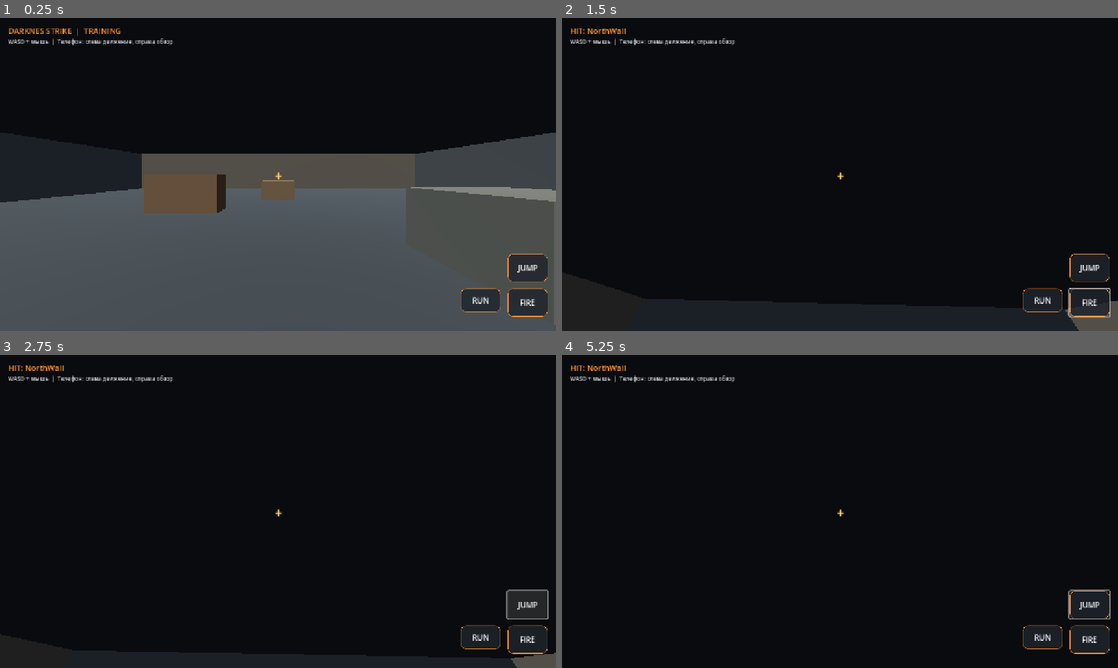
Above: before the commit, frames 1-4 (two rows, left to right).
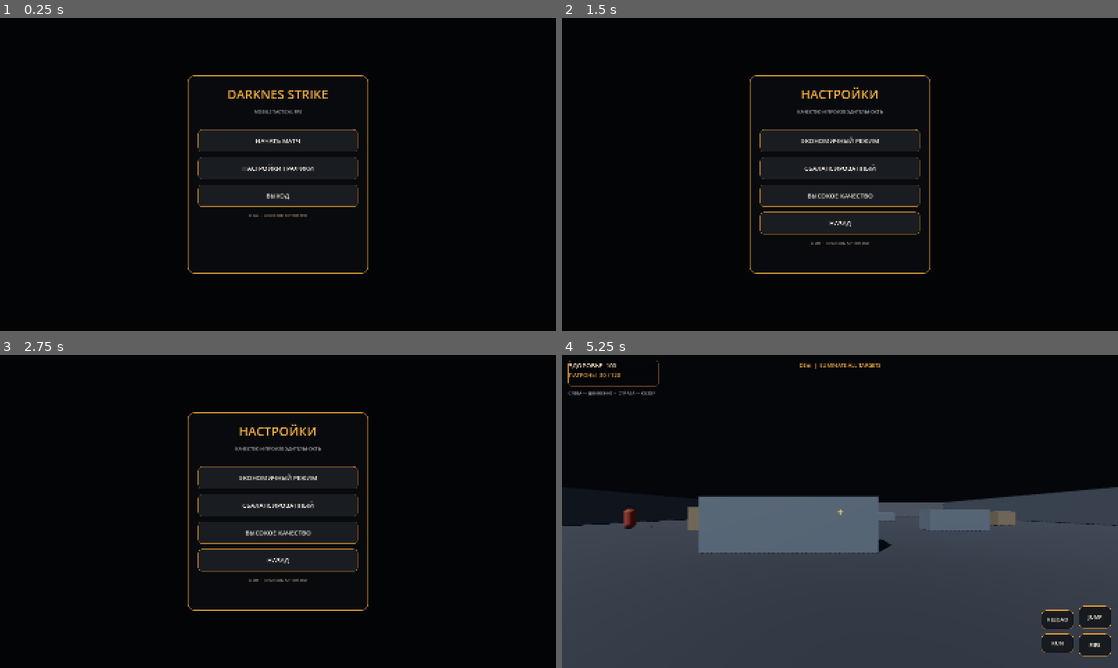
Above: after the commit, the same moments.

Repository: def010375-ux/Darknes-Strike
Game: Godot game, scene res://scenes/main.tscn
The game is run twice, just before and just after one commit, with the same random seed, the same clock (stepped at 60 frames per second) and the same inputs.
Inputs (mouse positions are in pixels of both pictures, inside the frame that each line leads up to):
- Up to frame 1 (0.25 s): no input
- Up to frame 2 (1.5 s): click (1090, 302) at 0.5 s, where only the run before the commit has a clickable "FIRE"; click (840, 168) at 1.25 s, where only the run after the commit has a clickable "НАСТРОЙКИ ГРАФИКИ"
- Up to frame 3 (2.75 s): click "JUMP" (after the commit: "ЭКОНОМИЧНЫЙ РЕЖИМ") at 2 s
- Up to frame 4 (5.25 s): click "JUMP" (after the commit: "СБАЛАНСИРОВАННЫЙ") at 2.75 s; click "JUMP" (after the commit: "ВЫСОКОЕ КАЧЕСТВО") at 3.5 s; click (840, 561) at 4.25 s, where only the run after the commit has a clickable "НАЗАД"; click (840, 477) at 5 s, where only the run after the commit has a clickable "НАЧАТЬ МАТЧ"

The runs differ from the first frame. In frame 1, 60% of the frame differs, in the area x 0-100%, y 3-100%; in frame 2, 14%; in frame 3, 9.4%; in frame 4, 53%.

Commit message:
Rework mobile FPS foundation, gameplay loop and DSm branding

Diff:
--- /dev/null
+++ b/assets/dsm_icon.svg
@@ -0,0 +1,19 @@
+<svg xmlns="http://www.w3.org/2000/svg" width="512" height="512" viewBox="0 0 512 512">
+<defs>
+  <linearGradient id="gold" x1="0" y1="0" x2="0.15" y2="1">
+    <stop offset="0" stop-color="#ffdc78"/>
+    <stop offset="0.52" stop-color="#d49e2f"/>
+    <stop offset="1" stop-color="#925e13"/>
+  </linearGradient>
+  <linearGradient id="shine" x1="0" y1="0" x2="1" y2="1">
+    <stop offset="0" stop-color="#fff0b7" stop-opacity=".5"/>
+    <stop offset="1" stop-color="#fff0b7" stop-opacity="0"/>
+  </linearGradient>
+</defs>
+<rect x="12" y="12" width="488" height="488" rx="92" fill="#171108" />
+<rect x="23" y="23" width="466" height="466" rx="82" fill="url(#gold)" stroke="#2a1d08" stroke-width="7"/>
+<path d="M38 105 Q256 -5 474 105 L474 170 Q256 78 38 170Z" fill="url(#shine)"/>
+<rect x="39" y="39" width="434" height="434" rx="68" fill="none" stroke="#ffedb2" stroke-opacity=".72" stroke-width="4"/>
+<text x="256" y="318" text-anchor="middle" font-family="DejaVu Sans, Arial, sans-serif" font-size="158" font-weight="900" letter-spacing="-13" fill="#100d08">DSm</text>
+<path d="M88 390 H424" stroke="#100d08" stroke-opacity=".34" stroke-width="5" stroke-linecap="round"/>
+</svg>
--- a/project.godot
+++ b/project.godot
@@ -1,25 +1,27 @@
-; Darknes Strike - Godot 4 mobile FPS prototype
+; Darknes Strike - mobile-first tactical FPS
 config_version=5
 
 [application]
 config/name="Darknes Strike"
+config/icon="res://assets/dsm_icon.png"
 run/main_scene="res://scenes/main.tscn"
 config/features=PackedStringArray("4.4", "GL Compatibility")
 
 [display]
-window/size/viewport_width=1280
-window/size/viewport_height=720
+window/size/viewport_width=1600
+window/size/viewport_height=900
 window/size/window_width_override=1280
 window/size/window_height_override=720
 window/stretch/mode="canvas_items"
 window/handheld/orientation=0
+
+[physics]
+3d/default_gravity=9.8
+common/physics_ticks_per_second=60
 
 [rendering]
 renderer/rendering_method="gl_compatibility"
 renderer/rendering_method.mobile="gl_compatibility"
 textures/default_filters/use_nearest_mipmap_filter=false
 textures/vram_compression/import_etc2_astc=true
-environment/defaults/default_clear_color=Color(0.035, 0.045, 0.055, 1)
-
-[physics]
-3d/default_gravity=9.8
+environment/defaults/default_clear_color=Color(0.018, 0.021, 0.03, 1)
--- /dev/null
+++ b/scripts/bot.gd
@@ -0,0 +1,103 @@
+extends CharacterBody3D
+
+signal died
+
+const MOVE_SPEED := 3.0
+const ATTACK_RANGE := 19.0
+const ATTACK_INTERVAL := 1.25
+const ATTACK_DAMAGE := 8
+
+var target: Node3D
+var health := 100
+var attack_timer := 0.8
+var is_dead := false
+var body_mesh: MeshInstance3D
+var health_tag: Label3D
+
+func _ready() -> void:
+	_make_body()
+	add_to_group("enemies")
+
+func _make_body() -> void:
+	var collision := CollisionShape3D.new()
+	var capsule := CapsuleShape3D.new()
+	capsule.radius = 0.42
+	capsule.height = 1.9
+	collision.shape = capsule
+	collision.position.y = 0.95
+	add_child(collision)
+
+	body_mesh = MeshInstance3D.new()
+	var mesh := CapsuleMesh.new()
+	mesh.radius = 0.4
+	mesh.height = 1.85
+	body_mesh.mesh = mesh
+	var material := StandardMaterial3D.new()
+	material.albedo_color = Color(0.34, 0.12, 0.09)
+	material.roughness = 0.78
+	body_mesh.material_override = material
+	body_mesh.position.y = 0.95
+	add_child(body_mesh)
+
+	var chest := MeshInstance3D.new()
+	var chest_mesh := BoxMesh.new()
+	chest_mesh.size = Vector3(0.68, 0.48, 0.30)
+	chest.mesh = chest_mesh
+	var chest_material := StandardMaterial3D.new()
+	chest_material.albedo_color = Color(0.12, 0.14, 0.16)
+	chest.material_override = chest_material
+	chest.position = Vector3(0, 1.15, -0.02)
+	add_child(chest)
+
+	health_tag = Label3D.new()
+	health_tag.text = "100"
+	health_tag.position.y = 2.2
+	health_tag.font_size = 32
+	health_tag.modulate = Color(1.0, 0.76, 0.42)
+	add_child(health_tag)
+
+func _physics_process(delta: float) -> void:
+	if is_dead or not is_instance_valid(target):
+		return
+	attack_timer = maxf(0.0, attack_timer - delta)
+	var flat_target := Vector3(target.global_position.x, global_position.y, target.global_position.z)
+	var distance := global_position.distance_to(flat_target)
+	if distance > 6.5:
+		var direction := global_position.direction_to(flat_target)
+		velocity.x = direction.x * MOVE_SPEED
+		velocity.z = direction.z * MOVE_SPEED
+		if direction.length() > 0.05:
+			look_at(flat_target, Vector3.UP)
+	else:
+		velocity.x = move_toward(velocity.x, 0.0, MOVE_SPEED * 5.0 * delta)
+		velocity.z = move_toward(velocity.z, 0.0, MOVE_SPEED * 5.0 * delta)
+	if not is_on_floor():
+		velocity.y -= 9.8 * delta
+	else:
+		velocity.y = 0.0
+	move_and_slide()
+	if distance <= ATTACK_RANGE and attack_timer <= 0.0:
+		_attack()
+		attack_timer = ATTACK_INTERVAL
+
+func _attack() -> void:
+	if not is_instance_valid(target) or not target.has_method("take_damage"):
+		return
+	var origin := global_position + Vector3(0, 1.45, 0)
+	var destination := target.global_position + Vector3(0, 1.3, 0)
+	var query := PhysicsRayQueryParameters3D.create(origin, destination)
+	query.exclude = [self]
+	var hit := get_world_3d().direct_space_state.intersect_ray(query)
+	if not hit.is_empty() and hit.collider == target:
+		target.take_damage(ATTACK_DAMAGE)
+
+func take_damage(amount: int) -> void:
+	if is_dead:
+		return
+	health = maxi(0, health - amount)
+	if is_instance_valid(health_tag):
+		health_tag.text = str(health)
+	if health <= 0:
+		is_dead = true
+		died.emit()
+		queue_free()
--- a/scripts/main.gd
+++ b/scripts/main.gd
@@ -1,38 +1,58 @@
 extends Node3D
 
 const PLAYER_SCRIPT = preload("res://scripts/player.gd")
+const BOT_SCRIPT = preload("res://scripts/bot.gd")
+
+var menu_layer: CanvasLayer
+var player: CharacterBody3D
+var alive_bots := 0
+var selected_quality := "BALANCED"
 
 func _ready() -> void:
+	_apply_quality()
 	_build_world()
-	var player := CharacterBody3D.new()
-	player.set_script(PLAYER_SCRIPT)
-	player.name = "Player"
-	player.position = Vector3(0.0, 0.05, 5.0)
-	add_child(player)
+	_show_main_menu()
 
 func _build_world() -> void:
 	var world_env := WorldEnvironment.new()
 	var environment := Environment.new()
-	environment.background_mode = Environment.BG_SKY
+	environment.background_mode = Environment.BG_COLOR
+	environment.background_color = Color(0.018, 0.024, 0.038)
 	environment.ambient_light_source = Environment.AMBIENT_SOURCE_COLOR
-	environment.ambient_light_color = Color(0.48, 0.52, 0.58)
-	environment.ambient_light_energy = 0.7
+	environment.ambient_light_color = Color(0.55, 0.59, 0.68)
+	environment.ambient_light_energy = 0.72
+	environment.tonemap_mode = Environment.TONE_MAPPER_FILMIC
 	world_env.environment = environment
 	add_child(world_env)
 
 	var sun := DirectionalLight3D.new()
-	sun.rotation_degrees = Vector3(-52.0, -28.0, 0.0)
+	sun.rotation_degrees = Vector3(-48.0, -32.0, 0.0)
 	sun.light_energy = 1.15
+	sun.shadow_enabled = true
 	add_child(sun)
 
-	_add_box("Ground", Vector3(0, -0.25, 0), Vector3(32, 0.5, 32), Color(0.24, 0.27, 0.29))
-	_add_box("NorthWall", Vector3(0, 2, -16), Vector3(32, 4, 0.5), Color(0.34, 0.32, 0.28))
-	_add_box("SouthWall", Vector3(0, 2, 16), Vector3(32, 4, 0.5), Color(0.34, 0.32, 0.28))
-	_add_box("WestWall", Vector3(-16, 2, 0), Vector3(0.5, 4, 32), Color(0.31, 0.33, 0.34))
-	_add_box("EastWall", Vector3(16, 2, 0), Vector3(0.5, 4, 32), Color(0.31, 0.33, 0.34))
-	_add_box("CoverA", Vector3(-4, 0.8, -3), Vector3(3, 1.6, 1.2), Color(0.42, 0.32, 0.22))
-	_add_box("CoverB", Vector3(4, 0.65, 2), Vector3(2.2, 1.3, 2.2), Color(0.38, 0.39, 0.36))
-	_add_box("CenterCrate", Vector3(0, 0.6, -7), Vector3(2, 1.2, 2), Color(0.42, 0.34, 0.24))
+	_add_box("ArenaFloor", Vector3(0, -0.3, 0), Vector3(64, 0.6, 64), Color(0.105, 0.12, 0.14))
+	_add_box("NorthWall", Vector3(0, 2.2, -32), Vector3(64, 4.4, 0.6), Color(0.19, 0.20, 0.22))
+	_add_box("SouthWall", Vector3(0, 2.2, 32), Vector3(64, 4.4, 0.6), Color(0.19, 0.20, 0.22))
+	_add_box("WestWall", Vector3(-32, 2.2, 0), Vector3(0.6, 4.4, 64), Color(0.17, 0.19, 0.21))
+	_add_box("EastWall", Vector3(32, 2.2, 0), Vector3(0.6, 4.4, 64), Color(0.17, 0.19, 0.21))
+
+	var cover_data := [
+		[Vector3(-9, 0.8, -8), Vector3(5, 1.6, 2.0)],
+		[Vector3(8, 0.7, -10), Vector3(3.2, 1.4, 3.2)],
+		[Vector3(-12, 1.0, 5), Vector3(2.2, 2.0, 5.0)],
+		[Vector3(10, 0.9, 7), Vector3(5.0, 1.8, 2.0)],
+		[Vector3(0, 0.65, -17), Vector3(3.0, 1.3, 3.0)],
+		[Vector3(-2, 1.1, 15), Vector3(7.0, 2.2, 2.0)],
+		[Vector3(19, 0.8, -1), Vector3(2.0, 1.6, 7.0)],
+		[Vector3(-20, 0.8, -14), Vector3(6.0, 1.6, 2.0)],
+		[Vector3(19, 0.8, 18), Vector3(5.0, 1.6, 2.0)],
+		[Vector3(-19, 0.8, 20), Vector3(2.0, 1.6, 6.0)]
+	]
+	for i in range(cover_data.size()):
+		var item: Array = cover_data[i]
+		var tint := Color(0.28, 0.25, 0.20) if i % 2 == 0 else Color(0.22, 0.25, 0.27)
+		_add_box("Cover_%02d" % i, item[0], item[1], tint)
 
 func _add_box(node_name: String, at: Vector3, dimensions: Vector3, tint: Color) -> void:
 	var body := StaticBody3D.new()
@@ -44,7 +64,8 @@
 	mesh_instance.mesh = mesh
 	var material := StandardMaterial3D.new()
 	material.albedo_color = tint
-	material.roughness = 0.92
+	material.roughness = 0.88
+	material.metallic = 0.08
 	mesh_instance.material_override = material
 	body.add_child(mesh_instance)
 	var collision := CollisionShape3D.new()
@@ -53,3 +74,164 @@
 	collision.shape = shape
 	body.add_child(collision)
 	add_child(body)
+
+func _show_main_menu() -> void:
+	_create_menu("DARKNES STRIKE", "MOBILE TACTICAL FPS", [
+		{"text": "НАЧАТЬ МАТЧ", "action": _start_match},
+		{"text": "НАСТРОЙКИ ГРАФИКИ", "action": _show_settings},
+		{"text": "ВЫХОД", "action": _exit_game}
+	])
+
+func _show_settings() -> void:
+	_create_menu("НАСТРОЙКИ", "КАЧЕСТВО И ПРОИЗВОДИТЕЛЬНОСТЬ", [
+		{"text": "ЭКОНОМИЧНЫЙ РЕЖИМ", "action": func(): _set_quality("LOW")},
+		{"text": "СБАЛАНСИРОВАННЫЙ", "action": func(): _set_quality("BALANCED")},
+		{"text": "ВЫСОКОЕ КАЧЕСТВО", "action": func(): _set_quality("HIGH")},
+		{"text": "НАЗАД", "action": _show_main_menu}
+	])
+
+func _create_menu(title_text: String, subtitle_text: String, entries: Array) -> void:
+	if is_instance_valid(menu_layer):
+		menu_layer.queue_free()
+	menu_layer = CanvasLayer.new()
+	add_child(menu_layer)
+	var root := Control.new()
+	root.set_anchors_and_offsets_preset(Control.PRESET_FULL_RECT)
+	menu_layer.add_child(root)
+
+	var backdrop := ColorRect.new()
+	backdrop.set_anchors_and_offsets_preset(Control.PRESET_FULL_RECT)
+	backdrop.color = Color(0.012, 0.016, 0.025, 0.97)
+	root.add_child(backdrop)
+
+	var panel := PanelContainer.new()
+	panel.set_anchors_preset(Control.PRESET_CENTER)
+	panel.position = Vector2(-260, -285)
+	panel.size = Vector2(520, 570)
+	var panel_style := StyleBoxFlat.new()
+	panel_style.bg_color = Color(0.035, 0.041, 0.052, 0.98)
+	panel_style.border_color = Color(0.82, 0.59, 0.20, 0.95)
+	panel_style.set_border_width_all(2)
+	panel_style.set_corner_radius_all(18)
+	panel_style.content_margin_left = 30
+	panel_style.content_margin_right = 30
+	panel_style.content_margin_top = 28
+	panel_style.content_margin_bottom = 28
+	panel.add_theme_stylebox_override("panel", panel_style)
+	root.add_child(panel)
+
+	var column := VBoxContainer.new()
+	column.add_theme_constant_override("separation", 15)
+	panel.add_child(column)
+
+	var title := Label.new()
+	title.text = title_text
+	title.horizontal_alignment = HORIZONTAL_ALIGNMENT_CENTER
+	title.add_theme_font_size_override("font_size", 36)
+	title.add_theme_color_override("font_color", Color(0.94, 0.68, 0.25))
+	column.add_child(title)
+
+	var subtitle := Label.new()
+	subtitle.text = subtitle_text
+	subtitle.horizontal_alignment = HORIZONTAL_ALIGNMENT_CENTER
+	subtitle.add_theme_font_size_override("font_size", 13)
+	subtitle.add_theme_color_override("font_color", Color(0.72, 0.73, 0.76))
+	column.add_child(subtitle)
+
+	var spacer := Control.new()
+	spacer.custom_minimum_size.y = 12
+	column.add_child(spacer)
+
+	for entry in entries:
+		var button := Button.new()
+		button.text = entry.text
+		button.custom_minimum_size = Vector2(0, 64)
+		button.size_flags_horizontal = Control.SIZE_EXPAND_FILL
+		button.focus_mode = Control.FOCUS_NONE
+		button.add_theme_font_size_override("font_size", 18)
+		button.add_theme_color_override("font_color", Color(0.97, 0.95, 0.91))
+		var normal := StyleBoxFlat.new()
+		normal.bg_color = Color(0.10, 0.11, 0.13)
+		normal.border_color = Color(0.62, 0.43, 0.16)
+		normal.set_border_width_all(1)
+		normal.set_corner_radius_all(10)
+		var pressed := normal.duplicate()
+		pressed.bg_color = Color(0.48, 0.31, 0.10)
+		button.add_theme_stylebox_override("normal", normal)
+		button.add_theme_stylebox_override("hover", pressed)
+		button.add_theme_stylebox_override("pressed", pressed)
+		button.pressed.connect(entry.action)
+		column.add_child(button)
+
+	var footer := Label.new()
+	footer.text = "DSm  •  ANDROID OPTIMIZED"
+	footer.horizontal_alignment = HORIZONTAL_ALIGNMENT_CENTER
+	footer.add_theme_font_size_override("font_size", 12)
+	footer.add_theme_color_override("font_color", Color(0.58, 0.53, 0.43))
+	column.add_child(footer)
+
+func _set_quality(level: String) -> void:
+	selected_quality = level
+	_apply_quality()
+	_show_settings()
+
+func _apply_quality() -> void:
+	match selected_quality:
+		"LOW":
+			get_viewport().scaling_3d_scale = 0.72
+			get_viewport().msaa_3d = Viewport.MSAA_DISABLED
+		"HIGH":
+			get_viewport().scaling_3d_scale = 1.0
+			get_viewport().msaa_3d = Viewport.MSAA_2X
+		_:
+			get_viewport().scaling_3d_scale = 0.85
+			get_viewport().msaa_3d = Viewport.MSAA_DISABLED
+
+func _start_match() -> void:
+	if is_instance_valid(menu_layer):
+		menu_layer.queue_free()
+	player = CharacterBody3D.new()
+	player.set_script(PLAYER_SCRIPT)
+	player.name = "Player"
+	player.position = Vector3(0, 0.1, 23)
+	add_child(player)
+	player.died.connect(_on_player_died)
+
+	var spawn_points := [
+		Vector3(-20, 0.1, -20), Vector3(0, 0.1, -24),
+		Vector3(20, 0.1, -18), Vector3(-21, 0.1, 5),
+		Vector3(20, 0.1, 12), Vector3(0, 0.1, -4)
+	]
+	alive_bots = spawn_points.size()
+	for i in range(spawn_points.size()):
+		var bot := CharacterBody3D.new()
+		bot.set_script(BOT_SCRIPT)
+		bot.name = "StrikeBot_%02d" % (i + 1)
+		bot.position = spawn_points[i]
+		bot.target = player
+		bot.died.connect(_on_bot_died)
+		add_child(bot)
+
+func _on_bot_died() -> void:
+	alive_bots = maxi(0, alive_bots - 1)
+	if alive_bots == 0:
+		_show_result(true)
+
+func _on_player_died() -> void:
+	_show_result(false)
+
+func _show_result(won: bool) -> void:
+	if is_instance_valid(player):
+		player.set_physics_process(false)
+		player.set_process(false)
+	var heading := "ПОБЕДА" if won else "ПОРАЖЕНИЕ"
+	var detail := "ВСЕ ПРОТИВНИКИ УСТРАНЕНЫ" if won else "ТЫ БЫЛ УСТРАНЁН"
+	_create_menu(heading, detail, [
+		{"text": "В ГЛАВНОЕ МЕНЮ", "action": _return_to_menu}
+	])
+
+func _return_to_menu() -> void:
+	get_tree().reload_current_scene()
+
+func _exit_game() -> void:
+	get_tree().quit()
--- a/scripts/player.gd
+++ b/scripts/player.gd
@@ -1,9 +1,12 @@
 extends CharacterBody3D
 
-const WALK_SPEED := 5.2
-const SPRINT_SPEED := 7.2
-const JUMP_VELOCITY := 4.5
-const LOOK_SENSITIVITY := 0.0025
+signal died
+
+const WALK_SPEED := 5.4
+const SPRINT_SPEED := 7.6
+const JUMP_VELOCITY := 4.6
+const LOOK_SENSITIVITY := 0.0022
+const MAGAZINE_SIZE := 30
 
 var gravity: float = ProjectSettings.get_setting("physics/3d/default_gravity")
 var look_pitch := 0.0
@@ -13,18 +16,27 @@
 var move_vector := Vector2.ZERO
 var jump_requested := false
 var sprint_requested := false
+var health := 100
+var ammo := MAGAZINE_SIZE
+var reserve_ammo := 120
+var fire_cooldown := 0.0
+var is_reloading := false
+var is_dead := false
 var hud_layer: CanvasLayer
 var status_label: Label
+var health_label: Label
+var ammo_label: Label
 var camera: Camera3D
 
 func _ready() -> void:
 	_make_collision()
 	camera = Camera3D.new()
-	camera.position = Vector3(0, 1.58, 0)
+	camera.position = Vector3(0, 1.62, 0)
 	camera.current = true
 	camera.fov = 82.0
 	add_child(camera)
 	_create_hud()
+	_update_hud()
 	if not OS.has_feature("mobile"):
 		Input.mouse_mode = Input.MOUSE_MODE_CAPTURED
 
@@ -37,7 +49,12 @@
 	collision.position.y = 0.9
 	add_child(collision)
 
+func _process(delta: float) -> void:
+	fire_cooldown = maxf(0.0, fire_cooldown - delta)
+
 func _physics_process(delta: float) -> void:
+	if is_dead:
+		return
 	if not is_on_floor():
 		velocity.y -= gravity * delta
 	elif jump_requested:
@@ -55,16 +72,20 @@
 		velocity.x = direction.x * speed
 		velocity.z = direction.z * speed
 	else:
-		velocity.x = move_toward(velocity.x, 0.0, speed * 7.0 * delta)
-		velocity.z = move_toward(velocity.z, 0.0, speed * 7.0 * delta)
+		velocity.x = move_toward(velocity.x, 0.0, speed * 8.0 * delta)
+		velocity.z = move_toward(velocity.z, 0.0, speed * 8.0 * delta)
 	move_and_slide()
 
 func _unhandled_input(event: InputEvent) -> void:
-	if event is InputEventMouseMotion and Input.mouse_mode == Input.MOUSE_MODE_CAPTURED:
+	if event is InputEventMouseButton and event.pressed and not OS.has_feature("mobile"):
+		Input.mouse_mode = Input.MOUSE_MODE_CAPTURED
+	elif event is InputEventKey and event.pressed and event.keycode == KEY_ESCAPE:
+		Input.mouse_mode = Input.MOUSE_MODE_VISIBLE
+	elif event is InputEventMouseMotion and Input.mouse_mode == Input.MOUSE_MODE_CAPTURED:
 		_rotate_view(event.relative)
 	elif event is InputEventScreenTouch:
 		if event.pressed:
-			if event.position.x < get_viewport().get_visible_rect().size.x * 0.48 and move_touch_id == -1:
+			if event.position.x < get_viewport().get_visible_rect().size.x * 0.45 and move_touch_id == -1:
 				move_touch_id = event.index
 				move_origin = event.position
 				move_vector = Vector2.ZERO
@@ -78,14 +99,13 @@
 				look_touch_id = -1
 	elif event is InputEventScreenDrag:
 		if event.index == move_touch_id:
-			move_vector = (event.position - move_origin) / 72.0
-			move_vector = move_vector.limit_length(1.0)
+			move_vector = ((event.position - move_origin) / 82.0).limit_length(1.0)
 		elif event.index == look_touch_id:
 			_rotate_view(event.relative)
 
 func _rotate_view(relative: Vector2) -> void:
 	rotate_y(-relative.x * LOOK_SENSITIVITY)
-	look_pitch = clampf(look_pitch - relative.y * LOOK_SENSITIVITY, deg_to_rad(-82), deg_to_rad(82))
+	look_pitch = clampf(look_pitch - relative.y * LOOK_SENSITIVITY, deg_to_rad(-80), deg_to_rad(80))
 	camera.rotation.x = look_pitch
 
 func _create_hud() -> void:
@@ -96,35 +116,62 @@
 	root.mouse_filter = Control.MOUSE_FILTER_IGNORE
 	hud_layer.add_child(root)
 
+	var top_panel := PanelContainer.new()
+	top_panel.position = Vector2(18, 16)
+	top_panel.custom_minimum_size = Vector2(260, 74)
+	var top_style := StyleBoxFlat.new()
+	top_style.bg_color = Color(0.015, 0.02, 0.03, 0.72)
+	top_style.border_color = Color(0.78, 0.52, 0.16, 0.8)
+	top_style.set_border_width_all(1)
+	top_style.set_corner_radius_all(8)
+	top_panel.add_theme_stylebox_override("panel", top_style)
+	root.add_child(top_panel)
+
+	var stats := VBoxContainer.new()
+	stats.add_theme_constant_override("separation", 3)
+	top_panel.add_child(stats)
+	health_label = Label.new()
+	health_label.add_theme_font_size_override("font_size", 18)
+	health_label.add_theme_color_override("font_color", Color(0.96, 0.88, 0.72))
+	stats.add_child(health_label)
+	ammo_label = Label.new()
+	ammo_label.add_theme_font_size_override("font_size", 16)
+	ammo_label.add_theme_color_override("font_color", Color(0.91, 0.66, 0.28))
+	stats.add_child(ammo_label)
+
 	var crosshair := Label.new()
 	crosshair.text = "+"
-	crosshair.add_theme_font_size_override("font_size", 30)
+	crosshair.add_theme_font_size_override("font_size", 32)
 	crosshair.add_theme_color_override("font_color", Color(1.0, 0.82, 0.48))
 	crosshair.set_anchors_preset(Control.PRESET_CENTER)
-	crosshair.position = Vector2(-8, -20)
+	crosshair.position = Vector2(-8, -22)
 	root.add_child(crosshair)
 
 	status_label = Label.new()
-	status_label.text = "DARKNES STRIKE  |  TRAINING"
-	status_label.position = Vector2(18, 16)
-	status_label.add_theme_font_size_override("font_size", 18)
-	status_label.add_theme_color_override("font_color", Color(1.0, 0.58, 0.2))
+	status_label.text = "DSm  |  ELIMINATE ALL TARGETS"
+	status_label.set_anchors_preset(Control.PRESET_TOP_WIDE)
+	status_label.position = Vector2(0, 18)
+	status_label.horizontal_alignment = HORIZONTAL_ALIGNMENT_CENTER
+	status_label.add_theme_font_size_override("font_size", 15)
+	status_label.add_theme_color_override("font_color", Color(0.94, 0.67, 0.25))
 	root.add_child(status_label)
 
 	var hint := Label.new()
-	hint.text = "WASD + мышь  |  Телефон: слева движение, справа обзор"
-	hint.position = Vector2(18, 44)
-	hint.add_theme_font_size_override("font_size", 13)
-	hint.add_theme_color_override("font_color", Color(0.88, 0.9, 0.92))
+	hint.text = "СЛЕВА — ДВИЖЕНИЕ  •  СПРАВА — ОБЗОР"
+	hint.position = Vector2(18, 100)
+	hint.add_theme_font_size_override("font_size", 12)
+	hint.add_theme_color_override("font_color", Color(0.75, 0.77, 0.80))
 	root.add_child(hint)
 
 	var jump_button := _make_button(root, "JUMP", Vector2(-112, -178), Vector2(92, 64))
 	jump_button.button_down.connect(func(): jump_requested = true)
 	var fire_button := _make_button(root, "FIRE", Vector2(-112, -98), Vector2(92, 64))
-	fire_button.pressed.connect(_shoot)
+	fire_button.button_down.connect(_shoot)
 	var sprint_button := _make_button(root, "RUN", Vector2(-220, -98), Vector2(92, 54))
 	sprint_button.button_down.connect(func(): sprint_requested = true)
 	sprint_button.button_up.connect(func(): sprint_requested = false)
+	var reload_button := _make_button(root, "RELOAD", Vector2(-220, -166), Vector2(92, 54))
+	reload_button.pressed.connect(_reload)
 
 func _make_button(parent: Control, caption: String, offset: Vector2, button_size: Vector2) -> Button:
 	var button := Button.new()
@@ -132,10 +179,11 @@
 	button.size = button_size
 	button.set_anchors_preset(Control.PRESET_BOTTOM_RIGHT)
 	button.position = offset
-	button.add_theme_font_size_override("font_size", 17)
-	button.add_theme_color_override("font_color", Color(1, 1, 1))
-	button.add_theme_stylebox_override("normal", _button_style(Color(0.12, 0.14, 0.17, 0.82)))
-	button.add_theme_stylebox_override("pressed", _button_style(Color(0.95, 0.39, 0.08, 0.95)))
+	button.focus_mode = Control.FOCUS_NONE
+	button.add_theme_font_size_override("font_size", 15)
+	button.add_theme_color_override("font_color", Color(1, 0.97, 0.9))
+	button.add_theme_stylebox_override("normal", _button_style(Color(0.075, 0.085, 0.10, 0.88)))
+	button.add_theme_stylebox_override("pressed", _button_style(Color(0.55, 0.34, 0.10, 0.96)))
 	parent.add_child(button)
 	return button
 
@@ -146,19 +194,61 @@
 	style.corner_radius_top_right = 12
 	style.corner_radius_bottom_left = 12
 	style.corner_radius_bottom_right = 12
-	style.border_width_left = 1
-	style.border_width_top = 1
-	style.border_width_right = 1
-	style.border_width_bottom = 1
-	style.border_color = Color(1.0, 0.58, 0.2, 0.9)
+	style.set_border_width_all(1)
+	style.border_color = Color(0.92, 0.61, 0.20, 0.9)
 	return style
 
 func _shoot() -> void:
+	if is_dead or is_reloading or fire_cooldown > 0.0:
+		return
+	if ammo <= 0:
+		status_label.text = "НЕТ ПАТРОНОВ — ПЕРЕЗАРЯДИ"
+		return
+	ammo -= 1
+	fire_cooldown = 0.16
 	var space := get_world_3d().direct_space_state
 	var query := PhysicsRayQueryParameters3D.create(camera.global_position, camera.global_position - camera.global_transform.basis.z * 100.0)
 	query.exclude = [self]
 	var hit := space.intersect_ray(query)
 	if not hit.is_empty():
-		status_label.text = "HIT: " + str(hit.collider.name)
+		var target = hit.collider
+		if target.has_method("take_damage"):
+			target.take_damage(34)
+			status_label.text = "ПОПАДАНИЕ"
+		else:
+			status_label.text = "ПОПАДАНИЕ В УКРЫТИЕ"
 	else:
-		status_label.text = "DARKNES STRIKE  |  SHOT FIRED"
+		status_label.text = "ВЫСТРЕЛ"
+	_update_hud()
+
+func _reload() -> void:
+	if is_reloading or ammo == MAGAZINE_SIZE or reserve_ammo <= 0 or is_dead:
+		return
+	is_reloading = true
+	status_label.text = "ПЕРЕЗАРЯДКА..."
+	await get_tree().create_timer(1.35).timeout
+	if is_dead:
+		return
+	var needed := MAGAZINE_SIZE - ammo
+	var loaded := mini(needed, reserve_ammo)
+	ammo += loaded
+	reserve_ammo -= loaded
+	is_reloading = false
+	status_label.text = "ГОТОВО"
+	_update_hud()
+
+func take_damage(amount: int) -> void:
+	if is_dead:
+		return
+	health = maxi(0, health - amount)
+	_update_hud()
+	if health <= 0:
+		is_dead = true
+		status_label.text = "ТЫ УСТРАНЁН"
+		died.emit()
+
+func _update_hud() -> void:
+	if is_instance_valid(health_label):
+		health_label.text = "ЗДОРОВЬЕ  %d" % health
+	if is_instance_valid(ammo_label):
+		ammo_label.text = "ПАТРОНЫ  %02d / %03d" % [ammo, reserve_ammo]
Not shown, changed: export_presets.cfg
